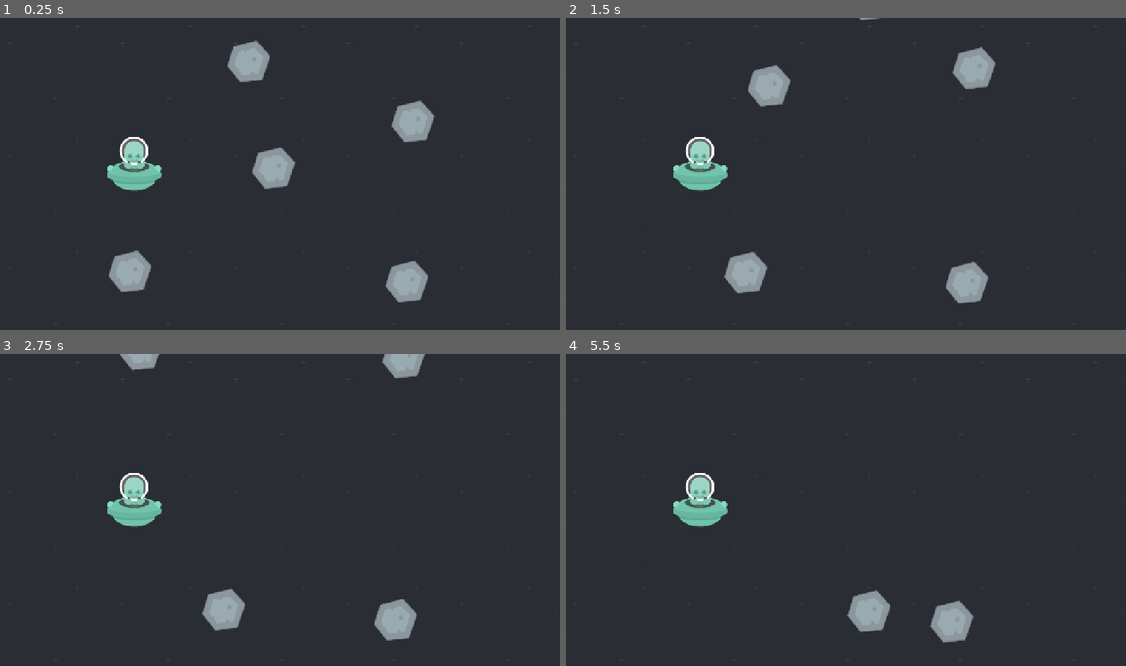
Above: before the commit, frames 1-4 (two rows, left to right).
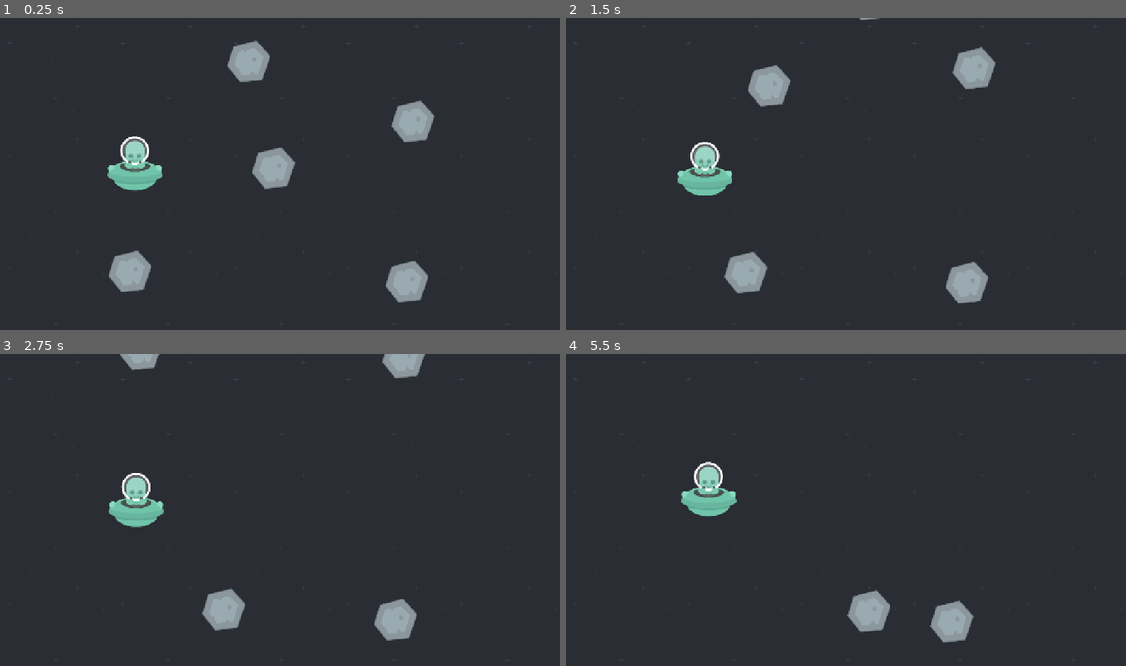
Above: after the commit, the same moments.

Repository: Tofu-Gang/asteroid-attack
Game: Godot game, scene res://scenes/game.tscn
The game is run twice, just before and just after one commit, with the same random seed, the same clock (stepped at 60 frames per second) and the same inputs.
Inputs:
- Up to frame 1 (0.25 s): no input
- Up to frame 2 (1.5 s): no input
- Up to frame 3 (2.75 s): no input
- Up to frame 4 (5.5 s): no input

The runs differ from the first frame. In frame 1, 0.2% of the frame differs, in the area x 19-30%, y 37-56%; in frame 2, 0.8%; in frame 3, 0.4%; in frame 4, 1.2%, in the area x 19-31%, y 34-56%.

Commit message:
33. Process Function

Diff:
--- a/scripts/asteroid.gd
+++ b/scripts/asteroid.gd
@@ -5,13 +5,13 @@
 	const FORCE_RANGE: float = 200
 	apply_random_impulse(FORCE_RANGE)
 
-func apply_random_impulse(range: float) -> void:
-	apply_impulse(get_random_force_vector(range))
+func apply_random_impulse(force_range: float) -> void:
+	apply_impulse(get_random_force_vector(force_range))
 
-func get_random_force_vector(range: float) -> Vector2:
-	var x: float = get_random_force(range)
-	var y: float = get_random_force(range)
+func get_random_force_vector(force_range: float) -> Vector2:
+	var x: float = get_random_force(force_range)
+	var y: float = get_random_force(force_range)
 	return Vector2(x, y)
 
-func get_random_force(range: float) -> float:
-	return randf_range(-range, range)
+func get_random_force(force_range: float) -> float:
+	return randf_range(-force_range, force_range)
--- a/scripts/player.gd
+++ b/scripts/player.gd
@@ -3,3 +3,21 @@
 # Called when the node enters the scene tree for the first time.
 func _ready() -> void:
 	pass
+
+func _process(_delta: float) -> void:
+	pass
+
+func _physics_process(_delta: float) -> void:
+	const FORCE_RANGE: float = 200
+	apply_random_force(FORCE_RANGE)
+
+func apply_random_force(force_range: float) -> void:
+	apply_force(get_random_force_vector(force_range))
+
+func get_random_force_vector(force_range: float) -> Vector2:
+	var x: float = get_random_force(force_range)
+	var y: float = get_random_force(force_range)
+	return Vector2(x, y)
+
+func get_random_force(force_range: float) -> float:
+	return randf_range(-force_range, force_range)
